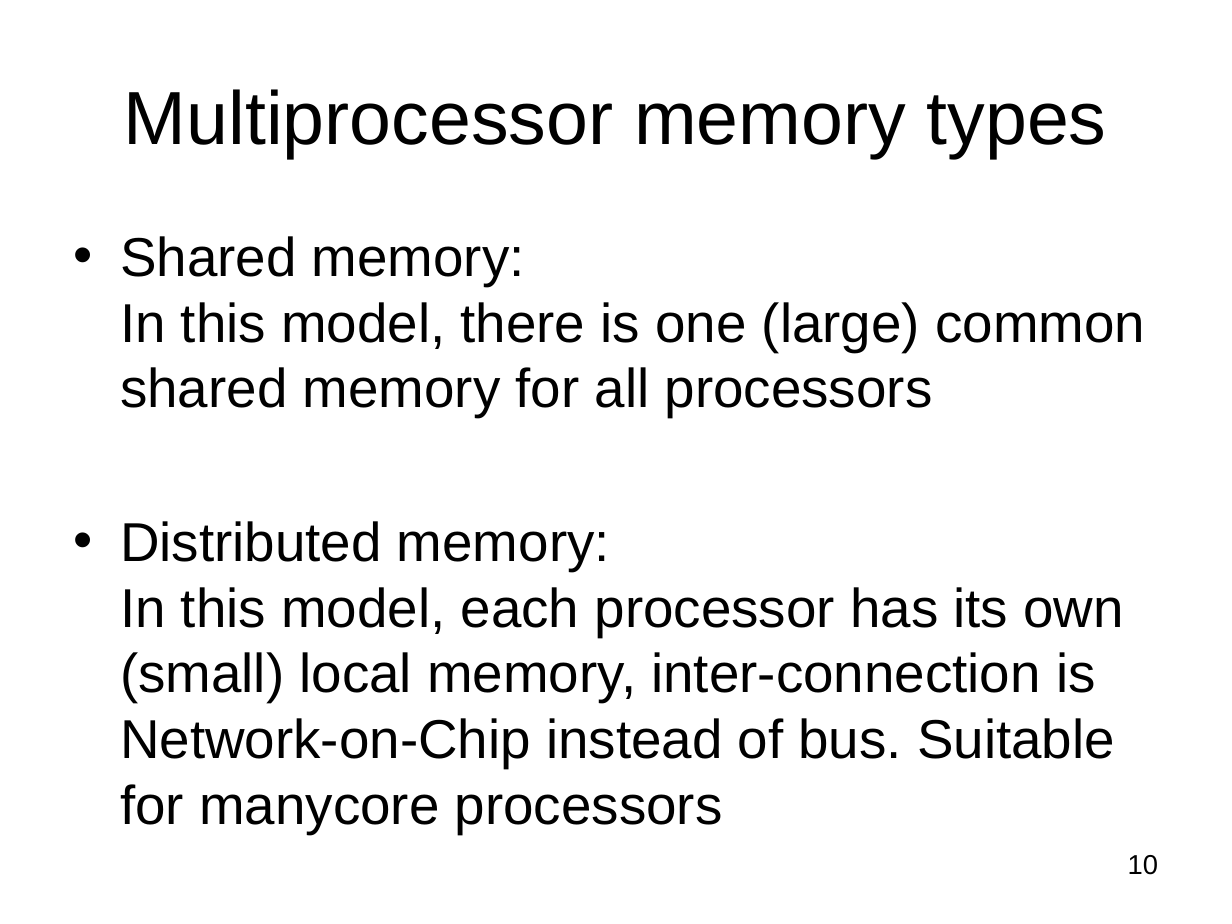
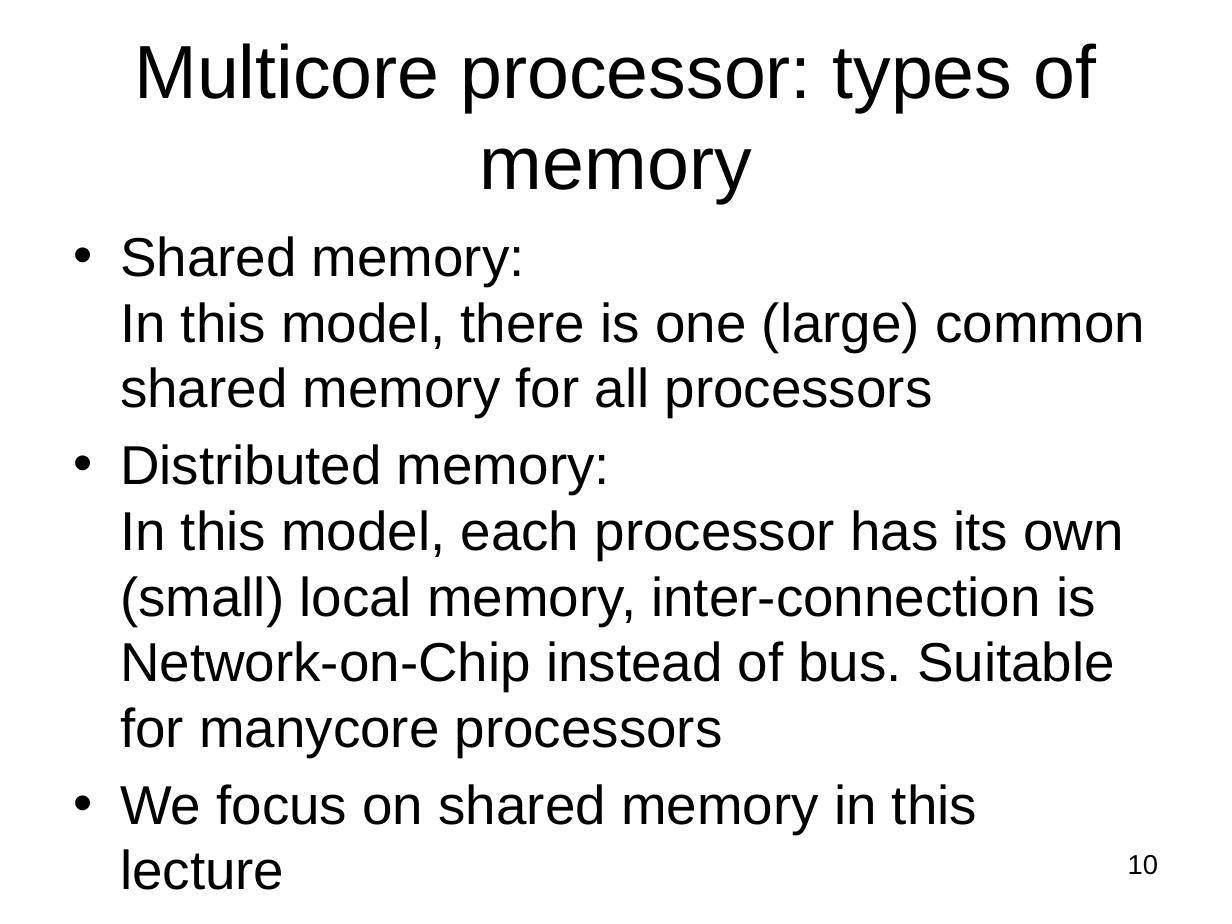
Before and after one commit to gulaoshi/gu.github.io, a slide deck: slide 10 of AdvOS/PPT+papers/L02-MulticoreArch.pptx. Drawn at 1232x924 pixels with LibreOffice and Linux fonts; fonts in the diff are those of the drawing. Boxes give left, top, right and bottom in pixels: in the first picture for what was removed or moved away, otherwise in the second. Text is boxed around its words. In the diff, an @@ line names an element or a change of style, - is before the commit and + after.

```diff
--- a/AdvOS/PPT+papers/L02-MulticoreArch.pptx
+++ b/AdvOS/PPT+papers/L02-MulticoreArch.pptx
@@ title at (x1=134, y1=43, x2=1096, y2=203): text changed @@
-Multiprocessor memory types
+Multicore processor: types of memory
@@ text at (x1=120, y1=784, x2=977, y2=834): paragraph added @@
+• We focus on shared memory in this lecture
```
Also in this commit, not shown: 3 other slides changed, 1 slide removed, 3 other files.
